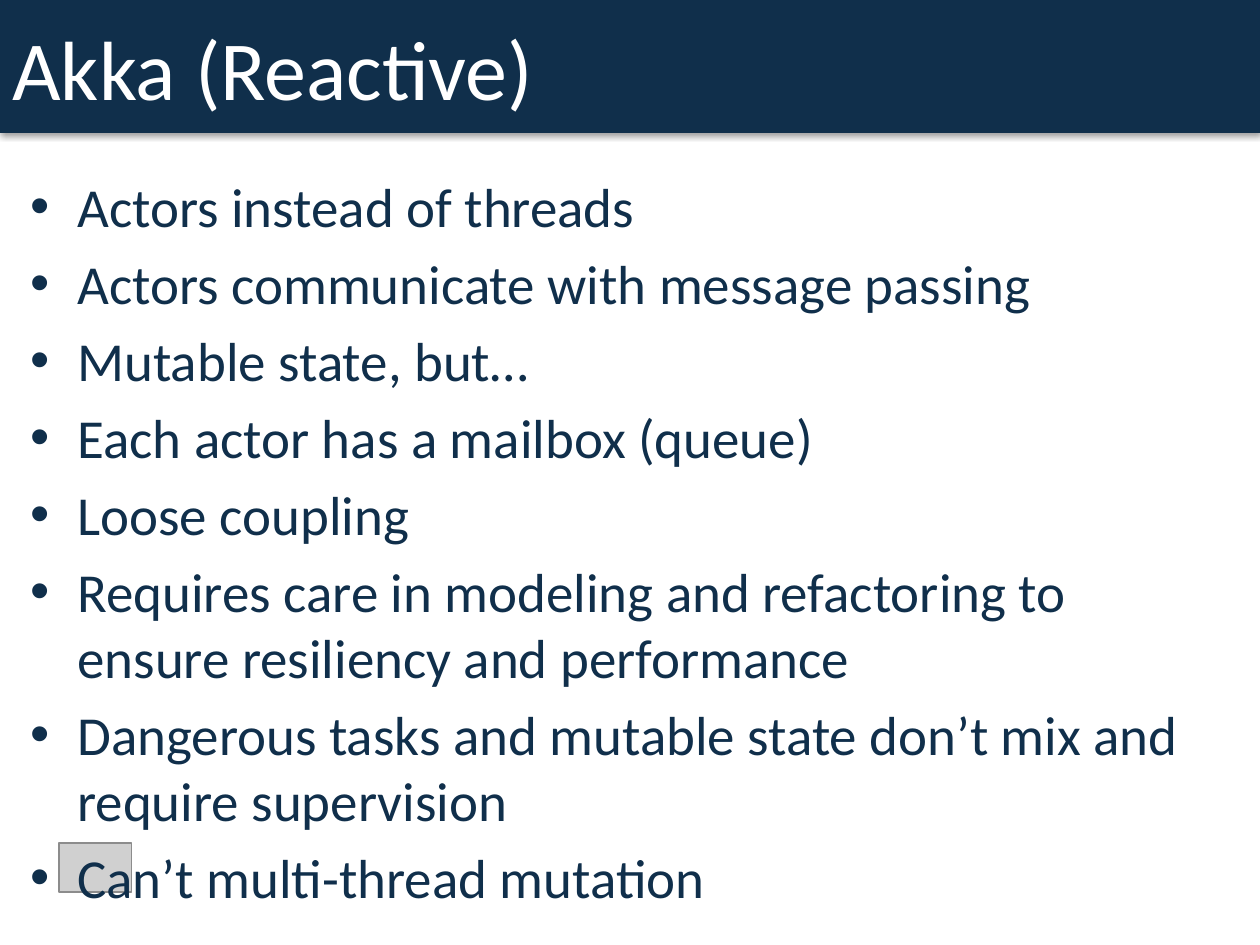
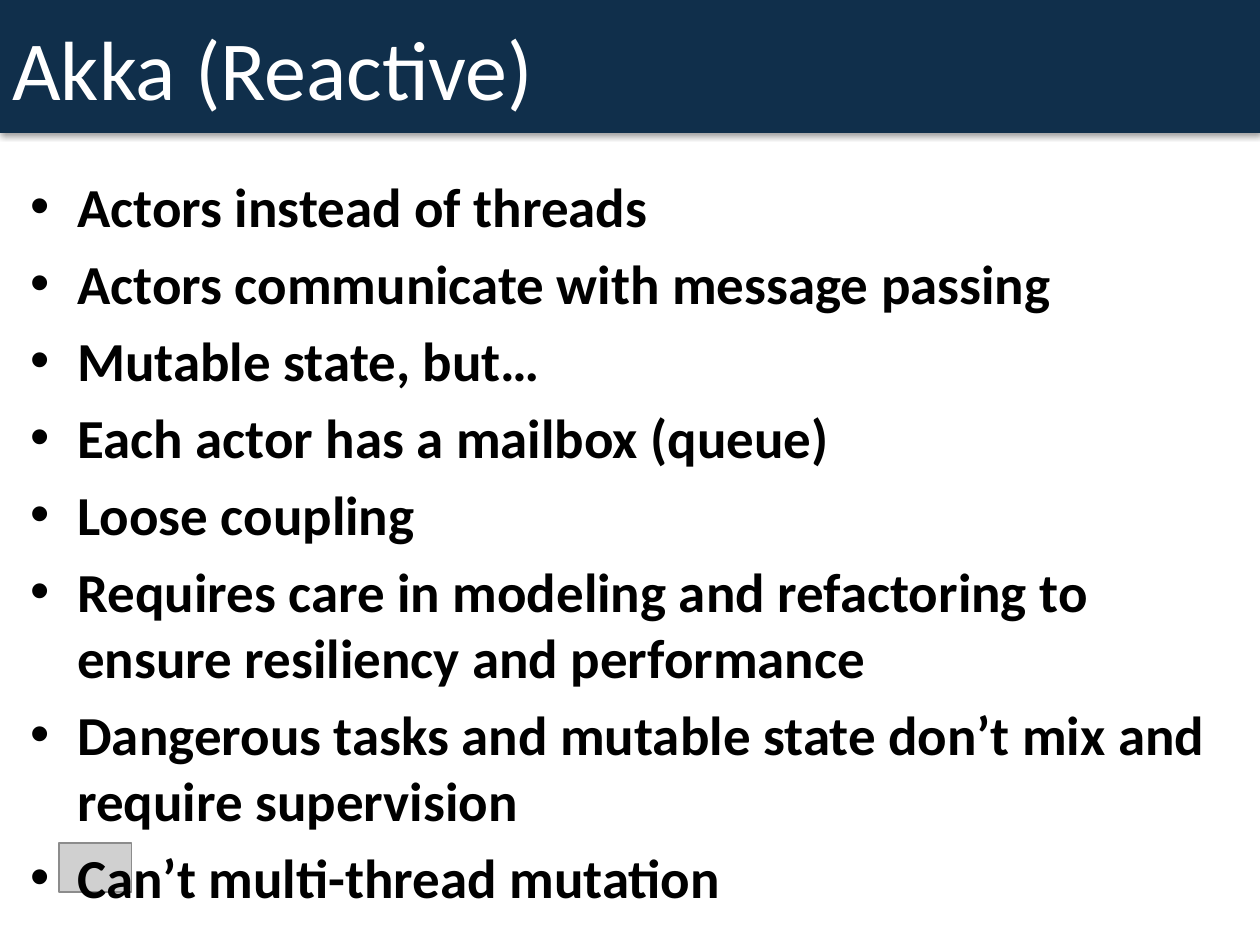
Before and after one commit to dspeele/react-vs-shared-state-inventory, a slide deck: slide 7 of React Vs Shared State Deck.pptx. Drawn at 1260x945 pixels with LibreOffice and Linux fonts; fonts in the diff are those of the drawing; grey boxes stand for pictures. Boxes give left, top, right and bottom in pixels: in the first picture for what was removed or moved away, otherwise in the second. Text is boxed around its words. In the diff, an @@ line names an element or a change of style, - is before the commit and + after.

```diff
--- a/React Vs Shared State Deck.pptx
+++ b/React Vs Shared State Deck.pptx
@@ text "Actors instead of threads" at [77,188,1204,899]: text colour #102F4B to #000000, bold on @@
```
Also in this commit, not shown: 15 other slides changed.
